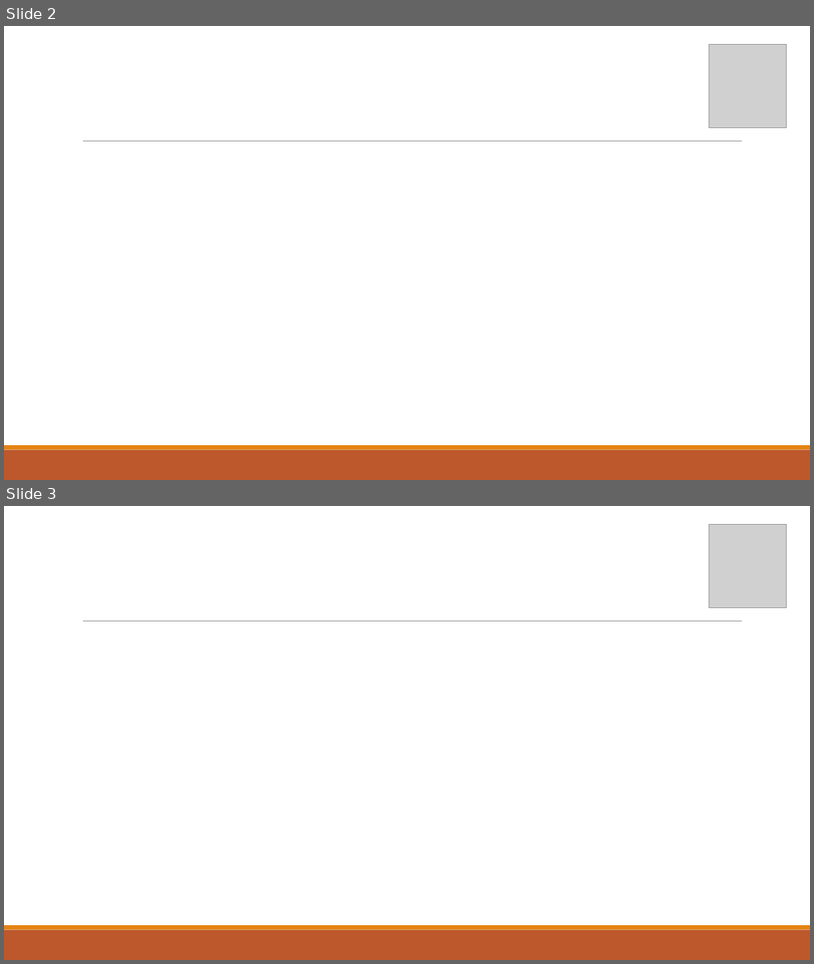
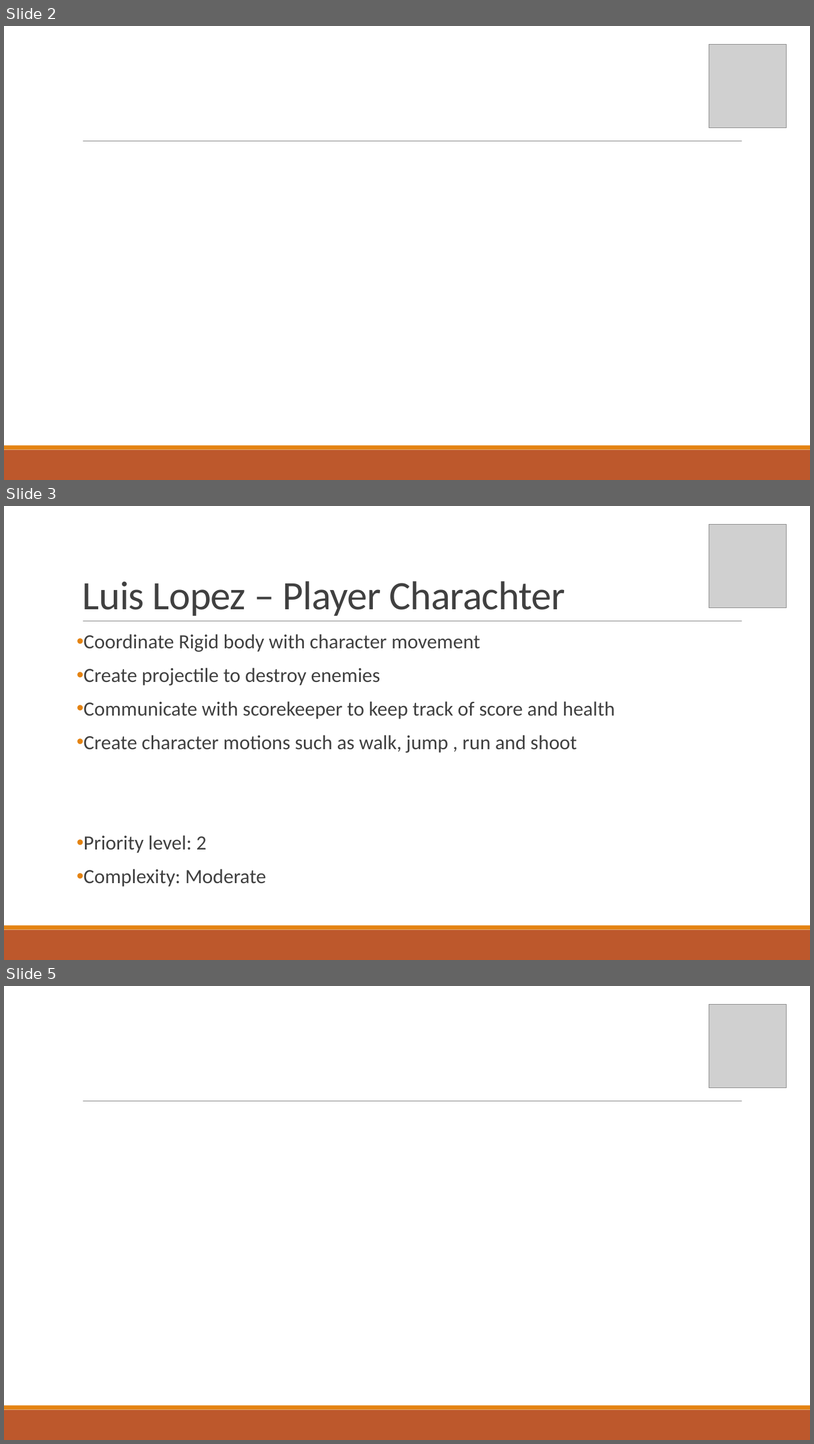
Before and after one commit to Corbono2/Banana-Clone, a slide deck: docs/Debugger.pptx. Shown one above the other, each under a label of ours: slides 2 and 3 before the commit, slides 2, 3 and 5 after it; the slides between them are not shown. The pictures are 814x964 and 814x1444 pixels, drawn with LibreOffice and Linux fonts; fonts in the diff are those of the drawing; grey boxes stand for pictures. Boxes give left, top, right and bottom in pixels: in the first picture for what was removed or moved away, otherwise in the second. Text is boxed around its words. In the diff, an @@ line names an element or a change of style, - is before the commit and + after.

```diff
--- a/docs/Debugger.pptx
+++ b/docs/Debugger.pptx
@@ slide 3 added at box(4, 506, 810, 960), background #FFFFFF; not listed: 3 template elements that a slide beside it also shows @@
@@ picture added at box(710, 524, 787, 607) @@
@@ text added at box(83, 581, 566, 616), 48 pt, text #404040 @@
+Luis Lopez – Player Charachter
@@ text added at box(84, 634, 615, 886), 24 pt, text #404040 @@
+• Coordinate Rigid body with character movement
+• Create projectile to destroy enemies
+• Communicate with scorekeeper to keep track of score and health
+• Create character motions such as walk, jump , run and shoot
+• Priority level: 2
+• Complexity: Moderate
@@ what was slide 3 is now slide 5 @@
```
Also in this commit, not shown: 7 slides changed, 1 other slide added.
